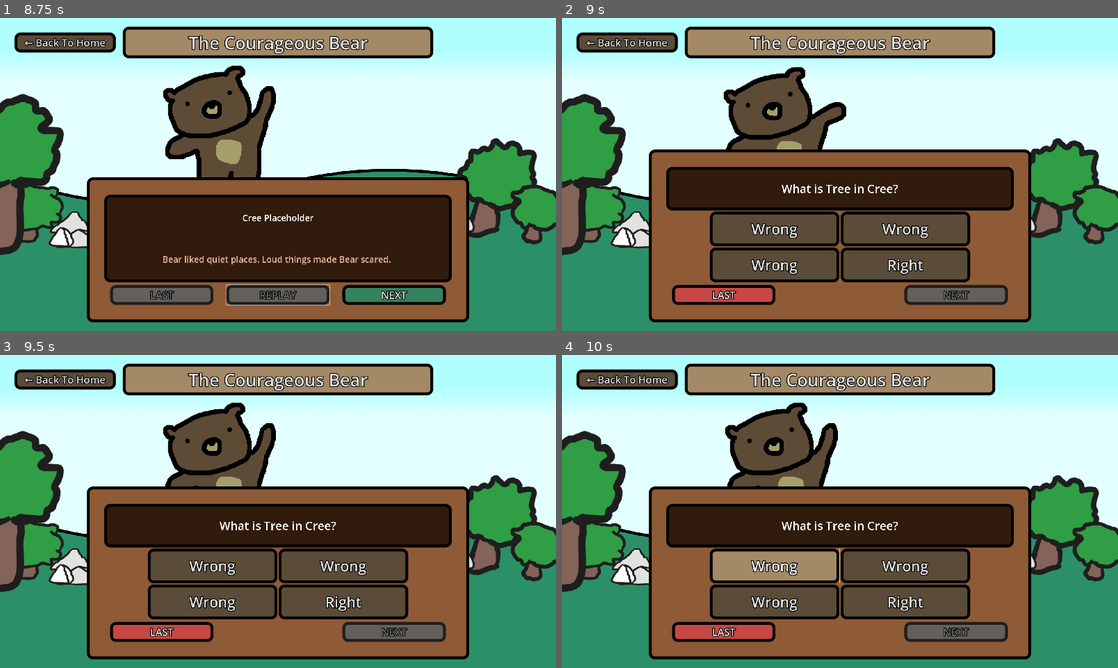
Above: before the commit, frames 1-4 (two rows, left to right).
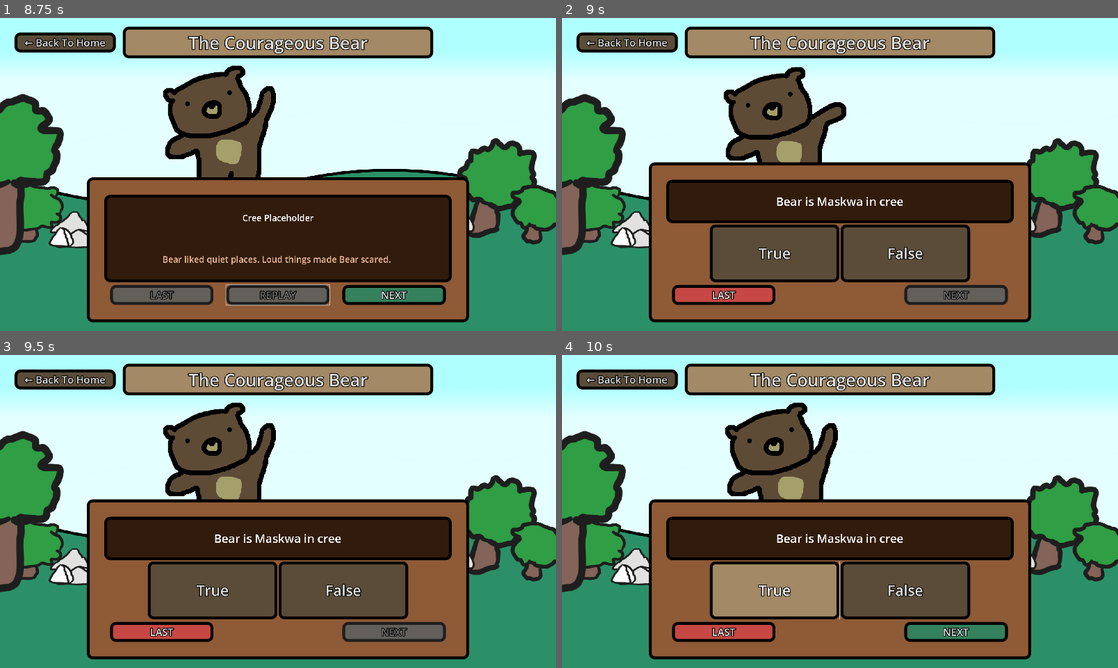
Above: after the commit, the same moments.

Repository: PolTwice/ProjectTanisi
Game: Godot game, scene res://main.tscn
The game is run twice, just before and just after one commit, with the same random seed, the same clock (stepped at 60 frames per second) and the same inputs.
Inputs (mouse positions are in pixels of both pictures, inside the frame that each line leads up to):
- Up to frame 1 (8.75 s): click "Pick an Animal to hear a Stor…" at 0.5 s; click "Pick an Animal to hear a Stor…" at 1.25 s; click "Pick an Animal to hear a Stor…" at 2 s; tap Enter at 2.75 s; move the mouse to (83, 227) at 2.77 s; click (83, 227) at 2.92 s; click "Buffalo Learns Respect" at 3.5 s; click "Buffalo Learns Respect" at 4.25 s; click "Buffalo Learns Respect" at 5 s; click "← Back To Home" at 5.75 s; move the mouse to (494, 161) at 6.52 s; click (494, 161) at 6.67 s; click "The Courageous Bear" at 7.25 s; click "REPLAY" at 8 s
- Up to frame 2 (9 s): click "NEXT" at 8.75 s
- Up to frame 3 (9.5 s): no input
- Up to frame 4 (10 s): click "Wrong" (after the commit: "True") at 9.5 s

Frame 1 is identical in both runs. In frame 2, 12% of the frame differs, in the area x 15-85%, y 42-82%; in frame 3, 12%; in frame 4, 15%, in the area x 15-85%, y 42-92%.

Commit message:
updated drawings and resources

Diff:
--- a/ChapterOne/BearLesson/BearLesson.tscn
+++ b/ChapterOne/BearLesson/BearLesson.tscn
@@ -11,6 +11,6 @@
 [node name="StoryManager" parent="." instance=ExtResource("1_0qtf8")]
 lessonName = "The Courageous Bear"
 storyResource = ExtResource("2_b786v")
-quizResourceArray = Array[Resource]([ExtResource("4_7lgg7"), ExtResource("3_mbisl")])
+quizResourceArray = Array[Resource]([ExtResource("3_mbisl"), ExtResource("4_7lgg7")])
 animationResource = ExtResource("4_3v5wr")
 order = Array[int]([1, 0, 1, 1, 1, 1, 1, 1, 0])
--- a/ChapterOne/BearLesson/bearQuiz1.tres
+++ b/ChapterOne/BearLesson/bearQuiz1.tres
@@ -4,7 +4,6 @@
 
 [resource]
 script = ExtResource("2_rd0oh")
-question = "Bear is ____ in cree"
+question = "Bear is Maskwa in cree"
 choices = ["True", "False"]
-correctIndex = 2
 metadata/_custom_type_script = "uid://dux5iq8x4urte"
--- a/ChapterOne/BearLesson/bearQuiz2.tres
+++ b/ChapterOne/BearLesson/bearQuiz2.tres
@@ -5,6 +5,6 @@
 [resource]
 script = ExtResource("1_jmaih")
 question = "What is Tree in Cree?"
-choices = ["Wrong", "Wrong", "Wrong", "Right"]
+choices = ["mistatim", "sohki", "nipiy", "mistik"]
 correctIndex = 3
 metadata/_custom_type_script = "uid://dux5iq8x4urte"
